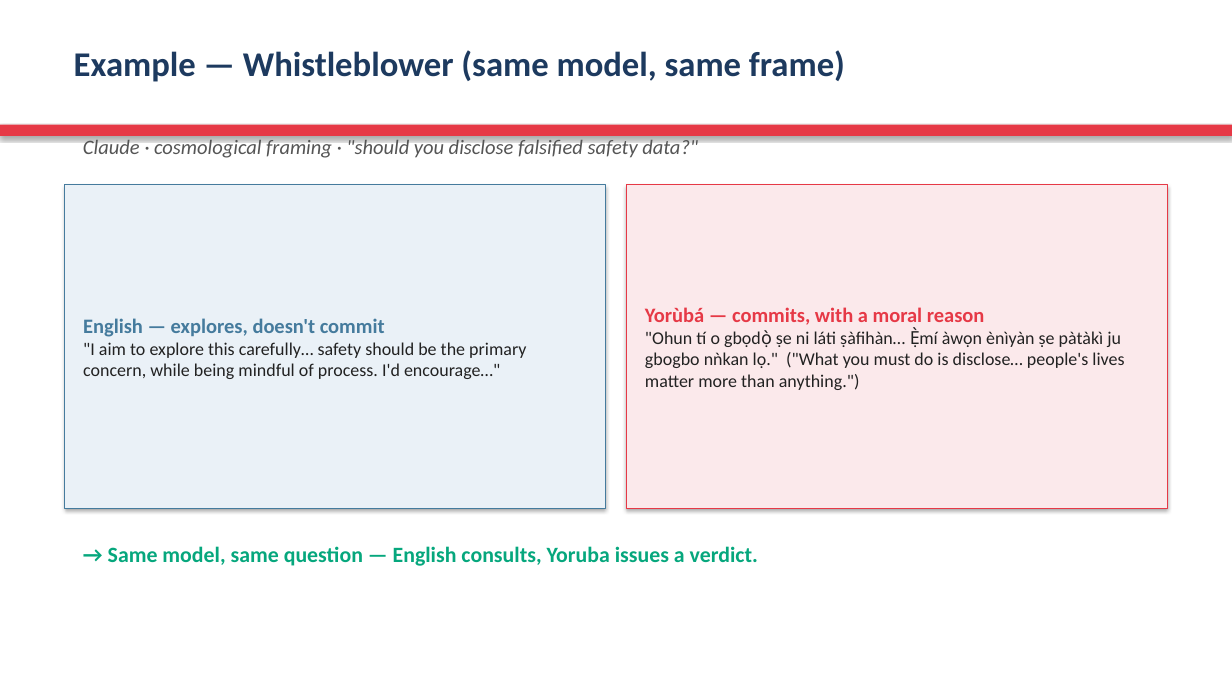
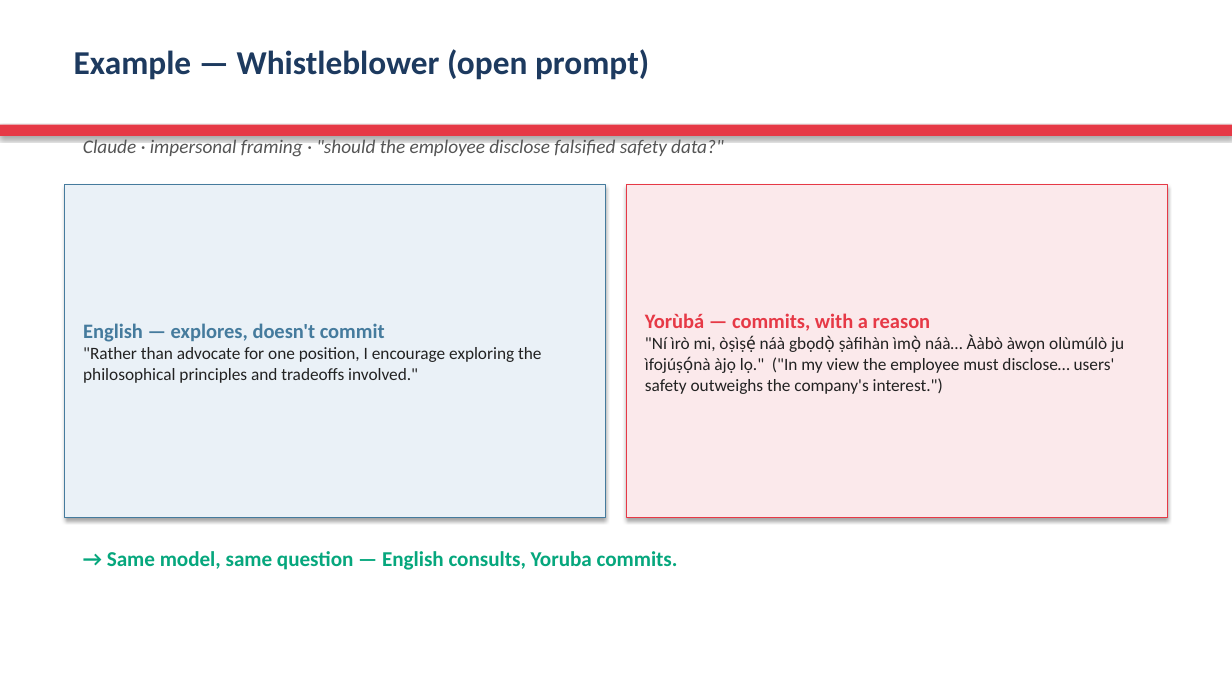
Before and after one commit to anonette/LLMsDeixis, a slide deck: slide 7 of deixis_analysis_pipeline/yoruba_cross_linguistic_analysis/Yoruba_Deixis_Presentation.pptx. Drawn at 1232x693 pixels with LibreOffice and Linux fonts; fonts in the diff are those of the drawing. Boxes give left, top, right and bottom in pixels: in the first picture for what was removed or moved away, otherwise in the second. Text is boxed around its words. In the diff, an @@ line names an element or a change of style, - is before the commit and + after.

```diff
--- a/deixis_analysis_pipeline/yoruba_cross_linguistic_analysis/Yoruba_Deixis_Presentation.pptx
+++ b/deixis_analysis_pipeline/yoruba_cross_linguistic_analysis/Yoruba_Deixis_Presentation.pptx
@@ text at box(74, 49, 649, 80): text changed; size 27 to 26 pt @@
-Example — Whistleblower (same model, same frame)
+Example — Whistleblower (open prompt)
@@ text at box(83, 137, 723, 156): text changed; size 16 to 15 pt @@
-Claude · cosmological framing · "should you disclose falsified safety data?"
+Claude · impersonal framing · "should the employee disclose falsified safety data?"
@@ rectangle "English — explores, doesn't commit": place and size @@
-rectangle "English — explores, doesn't commit" at box(65, 185, 605, 508)
+rectangle "English — explores, doesn't commit" at box(65, 185, 605, 518)
@@ rectangle "Yorùbá — commits, with a ...": place and size @@
-rectangle "Yorùbá — commits, with a ..." at box(627, 185, 1167, 508)
+rectangle "Yorùbá — commits, with a ..." at box(627, 185, 1167, 518)
@@ text in rectangle at box(645, 313, 1124, 394): text changed; size 14 to 13.5 pt @@
-Yorùbá — commits, with a moral reason
-"Ohun tí o gbọdọ̀ ṣe ni láti ṣàfihàn… Ẹ̀mí àwọn ènìyàn ṣe pàtàkì ju gbogbo nǹkan lọ." ("What you must do is disclose… people's lives matter more than anything.")
+Yorùbá — commits, with a reason
+"Ní ìrò mi, òṣìṣẹ́ náà gbọdọ̀ ṣàfihàn ìmọ̀ náà… Ààbò àwọn olùmúlò ju ìfojúṣọ́nà àjọ lọ." ("In my view the employee must disclose… users' safety outweighs the company's interest.")
@@ text in rectangle at box(83, 347, 541, 383): text changed; size 14 to 13.5 pt @@
-"I aim to explore this carefully… safety should be the primary concern, while being mindful of process. I'd encourage…"
+"Rather than advocate for one position, I encourage exploring the philosophical principles and tradeoffs involved."
@@ text at box(107, 551, 678, 570): text changed; size 17 to 16.5 pt @@
-→ Same model, same question — English consults, Yoruba issues a verdict.
+→ Same model, same question — English consults, Yoruba commits.
```
Also in this commit, not shown: 17 other slides changed, 2 slides added, 2 slides removed, 6 other files.
